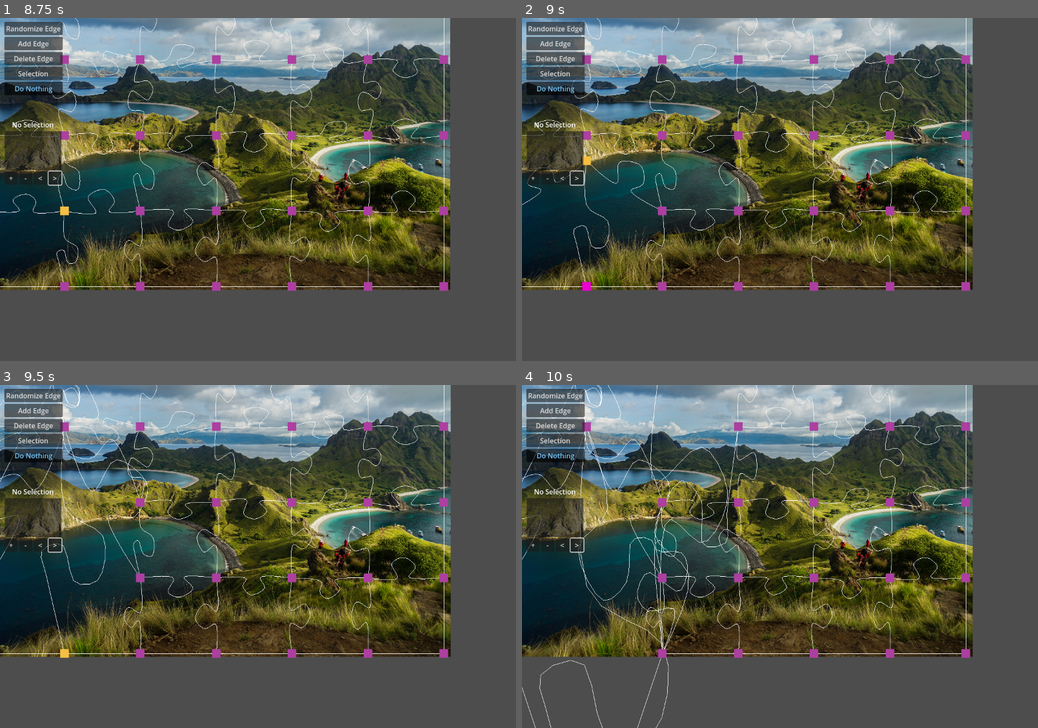
Above: before the commit, frames 1-4 (two rows, left to right).
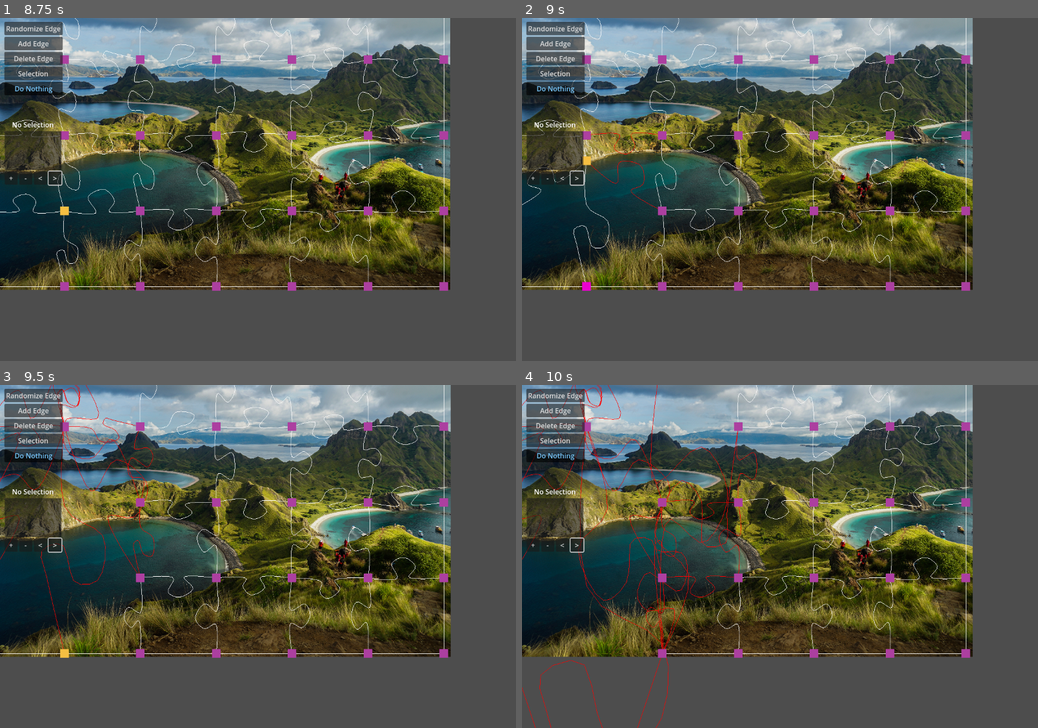
Above: after the commit, the same moments.

Repository: kreibaum/puzzle-shark
Game: Godot game, scene res://editor.tscn
The game is run twice, just before and just after one commit, with the same random seed, the same clock (stepped at 60 frames per second) and the same inputs.
Inputs (mouse positions are in pixels of both pictures, inside the frame that each line leads up to):
- Up to frame 1 (8.75 s): click "Randomize Edge" at 0.5 s; click "Add Edge" at 1.25 s; click "Selection" at 2 s; click "Do Nothing" at 2.75 s; click "+" at 3.5 s; click "-" at 4.25 s; click "<" at 5 s; click ">" at 5.75 s; tap Enter at 6.5, 8 s; drag from (61, 83) to (0, 18) at 6.52 s; tap Space at 7.25 s; drag from (61, 148) to (0, 18) at 7.27 s; move the mouse to (61, 210) at 8.02 s; hold Mouse wheel up (ZoomOut) from 8.03 s (still down); click (61, 210) at 8.17 s
- Up to frame 2 (9 s): release Mouse wheel up (ZoomOut) at 8.75 s; drag from (589, 285) to (589, 134) at 8.77 s
- Up to frame 3 (9.5 s): no input
- Up to frame 4 (10 s): tap Space at 9.5 s; drag from (661, 426) to (661, 652) at 9.52 s

Frame 1 is identical in both runs. In frame 2, 0.1% of the frame differs, in the area x 13-27%, y 33-56%; in frame 3, 0.8%; in frame 4, 1.7%, in the area x 0-46%, y 0-100%.

Commit message:
WIP Async Collision Management

Diff:
--- /dev/null
+++ b/AsyncCollisionManager.gd
@@ -0,0 +1,52 @@
+class_name AsyncCollisionManager extends Node
+
+## This class spends some time every frame to maintain the collisions between
+## the edges of the puzzle. This is done incrementally, so that the game
+## doesn't freeze while the collisions are being calculated.
+
+## How many milliseconds to spend on collision calculations each frame.
+const STOP_AFTER_MS = 3
+
+var i: int = 0
+var j: int = 0
+
+@onready var canvas: PuzzleCanvas = get_parent()
+
+
+func reset():
+	i = 0
+	j = 0
+	for edge in canvas.edges:
+		edge.set_color(edge.color_normal)
+		edge.queue_redraw()
+
+
+## This function is called every frame. It will spend some time calculating
+## collisions, and then return. The next frame, it will continue where it left
+## off.
+func _process(_delta):
+	var n = canvas.edges.size()
+	var start_time: int = Time.get_ticks_msec()
+	# print("Checking collisions between edges %d and %d" % [i, j])
+	while Time.get_ticks_msec() - start_time < STOP_AFTER_MS:
+		if i >= n:
+			i = j
+			j += 1
+		if j >= n:
+			j = 0
+			return
+		if i != j:
+			check_collisions(i, j)
+		i += 1
+
+
+## Check if the edges at indices i and j are colliding. If they are, set their
+## colors to the collision color.
+func check_collisions(i: int, j: int):
+	var edge1: Edge = canvas.edges[i]
+	var edge2: Edge = canvas.edges[j]
+	if edge1.check_collision_against(edge2):
+		edge1.set_color(edge1.color_collision)
+		edge2.set_color(edge2.color_collision)
+		edge1.queue_redraw()
+		edge2.queue_redraw()
--- a/Edge.gd
+++ b/Edge.gd
@@ -15,6 +15,8 @@
 var color: Color = Color.WHITE
 var color_default: Color = Color.WHITE
 var color_collision: Color = Color.RED
+
+var bounding_box: Rect2 = Rect2()
 
 
 func set_points_before_init(new_points: PackedVector2Array):
@@ -79,6 +81,14 @@
 	if force or target_baseline.distance_to(self.baseline) > 0.1:
 		self.baseline = target_baseline
 		$EdgeCollisionArea.recalculate(self.points, 9 / self.scale.x)
+		# Get the bounding box of the collision area. We do this by taking
+		# the max and min of the x and y coordinates of all points in the
+		# collision polygon.
+		var polygon = $EdgeCollisionArea/Polygon.polygon
+		var rect = Rect2()
+		for point in polygon:
+			rect = rect.expand(point)
+		self.bounding_box = rect
 
 
 # Construct the transformation matrix that maps the node polyline to its handles
@@ -110,9 +120,21 @@
 		update_carea(false)
 		queue_redraw()
 
-	if $EdgeCollisionArea.monitoring:
-		var collisions = $EdgeCollisionArea.get_overlapping_areas()
-		if collisions.size() > 0:
-			set_color(self.color_collision)
-		else:
-			set_color(self.color_default)
+	# if $EdgeCollisionArea.monitoring:
+	# 	var collisions = $EdgeCollisionArea.get_overlapping_areas()
+	# 	if collisions.size() > 0:
+	# 		set_color(self.color_collision)
+	# 	else:
+	# 		set_color(self.color_default)
+
+
+func check_collision_against(other: Edge) -> bool:
+	return (
+		Geometry2D.intersect_polygons(self.collision_polygon(), other.collision_polygon()).size()
+		> 0
+	)
+
+
+func collision_polygon() -> PackedVector2Array:
+	print(transform * bounding_box)
+	return transform * $EdgeCollisionArea/Polygon.polygon
--- a/puzzle_canvas.tscn
+++ b/puzzle_canvas.tscn
@@ -1,9 +1,10 @@
-[gd_scene load_steps=6 format=3 uid="uid://dlgf7q63selrp"]
+[gd_scene load_steps=7 format=3 uid="uid://dlgf7q63selrp"]
 
 [ext_resource type="Script" path="res://PuzzleCanvas.gd" id="1_y76fk"]
 [ext_resource type="Script" path="res://SelectionBox.gd" id="2_yor7s"]
 [ext_resource type="Script" path="res://EdgeGenerator.gd" id="3_ye8um"]
 [ext_resource type="Script" path="res://EdgeTemplate.gd" id="4_4oj1y"]
+[ext_resource type="Script" path="res://AsyncCollisionManager.gd" id="5_gl6cp"]
 
 [sub_resource type="RectangleShape2D" id="RectangleShape2D_awmdd"]
 size = Vector2(1, 1)
@@ -60,3 +61,6 @@
 script = ExtResource("4_4oj1y")
 frequency = 0.0
 template_name = "Strait"
+
+[node name="AsyncCollisionManager" type="Node" parent="."]
+script = ExtResource("5_gl6cp")
